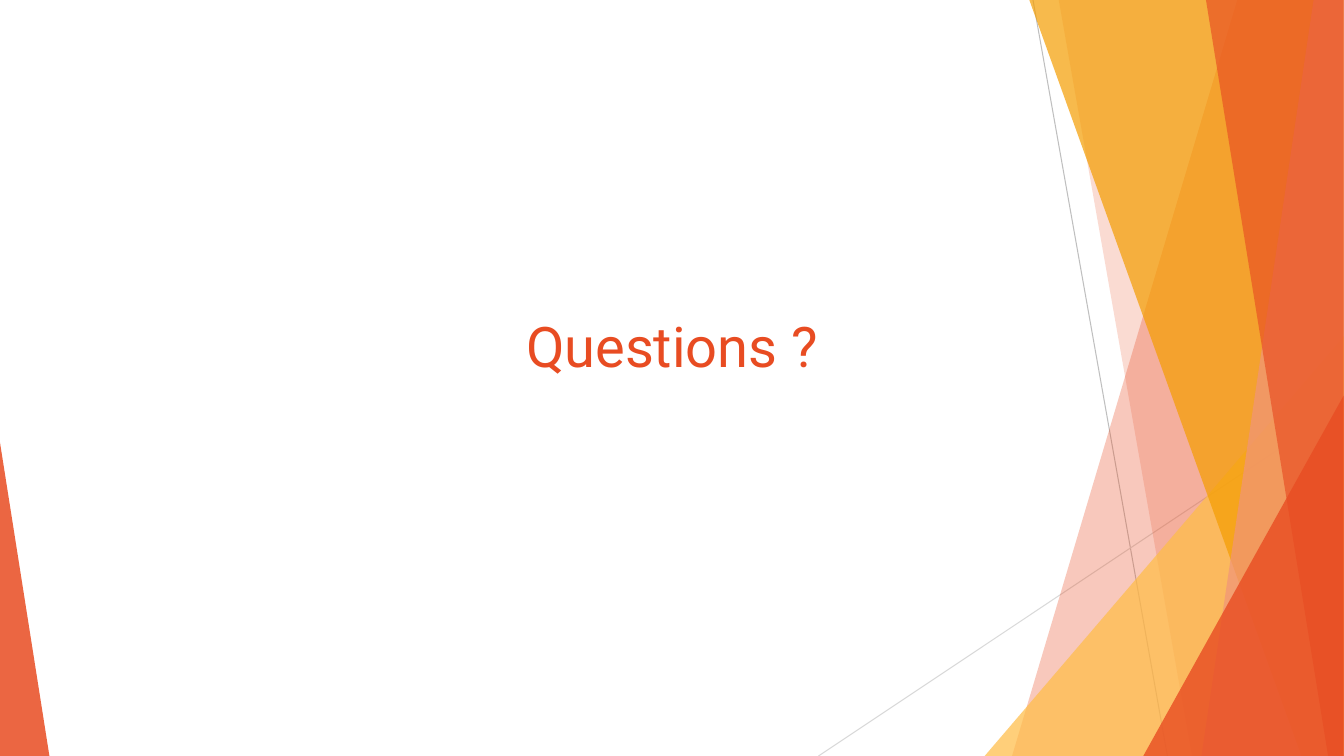
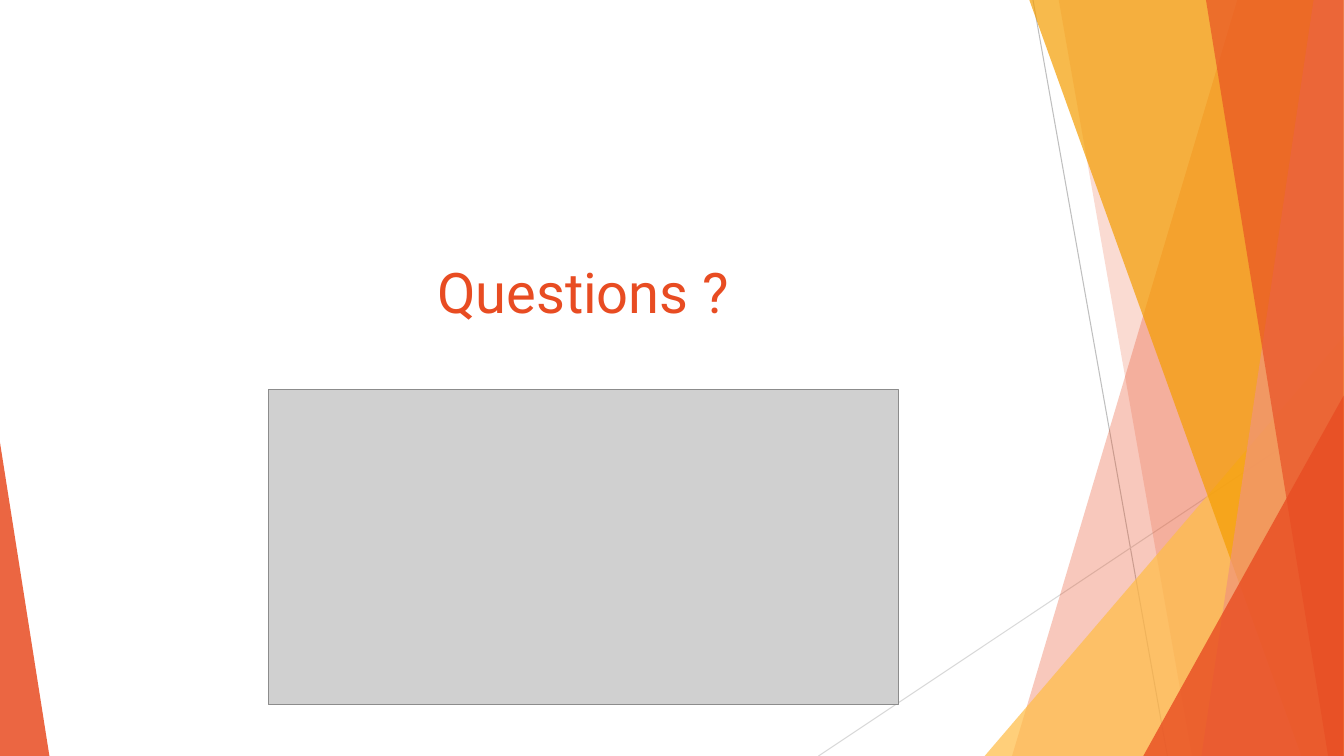
Before and after one commit to SamuelProvencher/TP-Apprentissage, a slide deck: slide 34 of PP.pptx. Drawn at 1344x756 pixels with LibreOffice and Linux fonts; fonts in the diff are those of the drawing; grey boxes stand for pictures. Boxes give left, top, right and bottom in pixels: in the first picture for what was removed or moved away, otherwise in the second. Text is boxed around its words. In the diff, an @@ line names an element or a change of style, - is before the commit and + after.

```diff
--- a/PP.pptx
+++ b/PP.pptx
@@ title "Questions ?": place and size @@
-title "Questions ?" at [526,326,777,374]
+title "Questions ?" at [437,272,688,320]
@@ picture added at [268,390,898,705] @@
```
Also in this commit, not shown: 14 other slides changed, 1 slide added, 1 slide removed, 7 other files.
